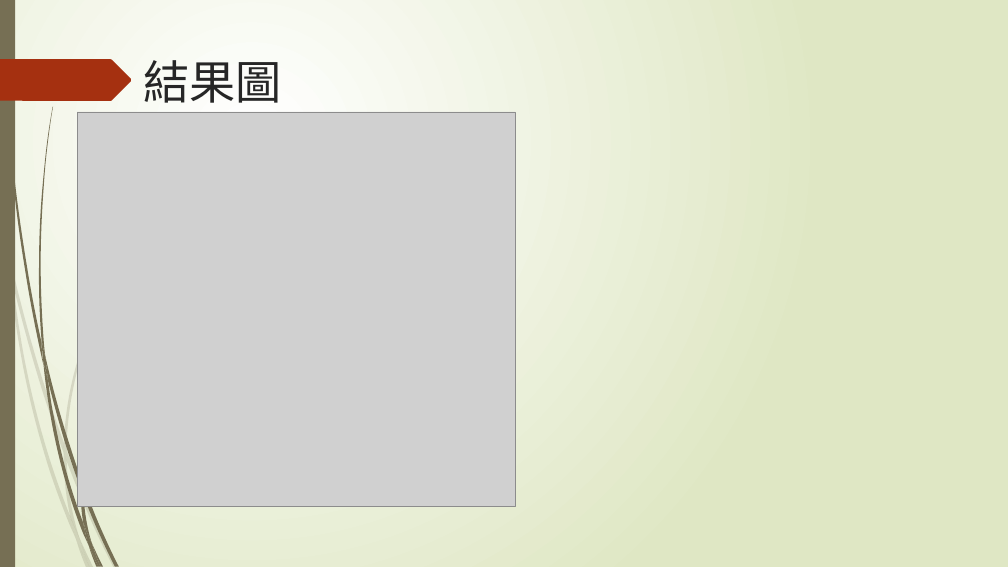
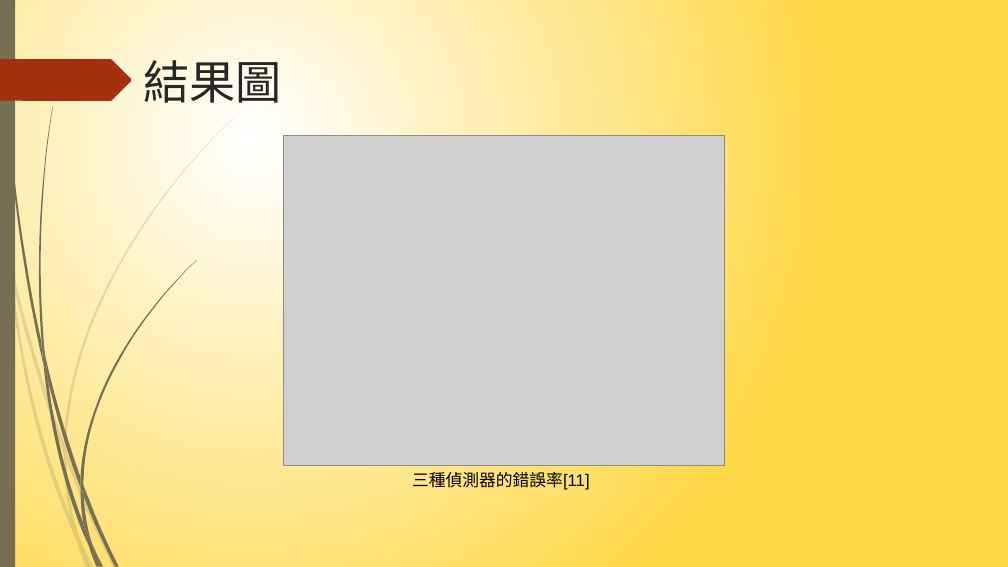
Before and after one commit to NIUWCSP/OTSM, a slide deck: slide 14 of report/以SDR實現OTSM通訊技術.pptx (slide 12 before the commit). Drawn at 1008x567 pixels with LibreOffice and Linux fonts; fonts in the diff are those of the drawing; grey boxes stand for pictures. Boxes give left, top, right and bottom in pixels: in the first picture for what was removed or moved away, otherwise in the second. Text is boxed around its words. In the diff, an @@ line names an element or a change of style, - is before the commit and + after.

```diff
--- a/report/以SDR實現OTSM通訊技術.pptx
+++ b/report/以SDR實現OTSM通訊技術.pptx
@@ background gradient #FFFFFF to #DFE8C4 to gradient #FFFFFF to #FFD847 @@
@@ picture removed at [77, 112, 515, 507] @@
@@ picture added at [284, 135, 724, 466] @@
@@ freeform shape added at [80, 260, 197, 485], fill #766F54 @@
@@ freeform shape added at [80, 477, 83, 496], fill #766F54 @@
@@ text added at [412, 472, 589, 490], 16 pt, text #000000 @@
+三種偵測器的錯誤率[11]
```
Also in this commit, not shown: 16 other slides changed, 3 slides added, 6 other files.
